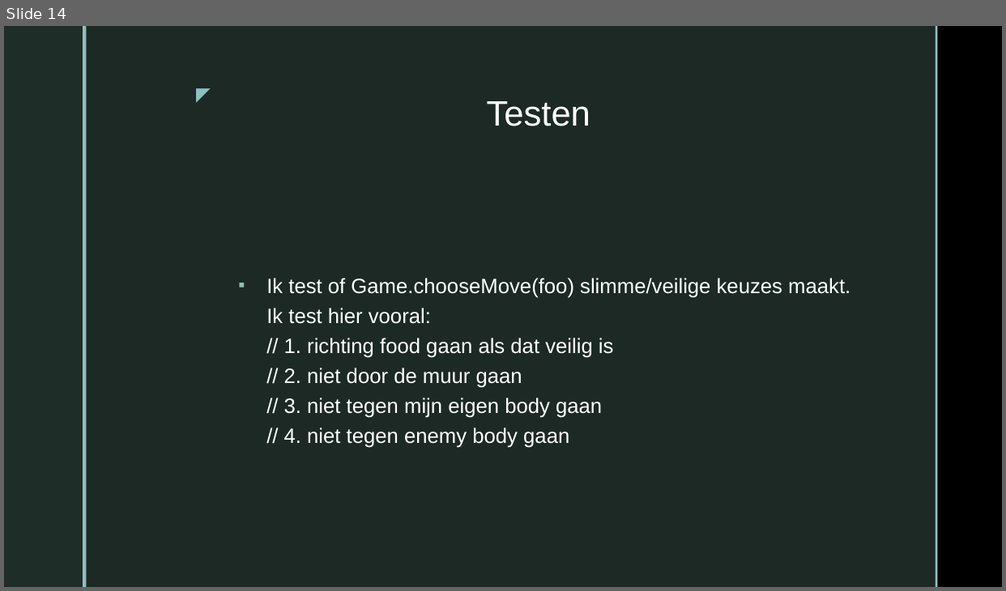
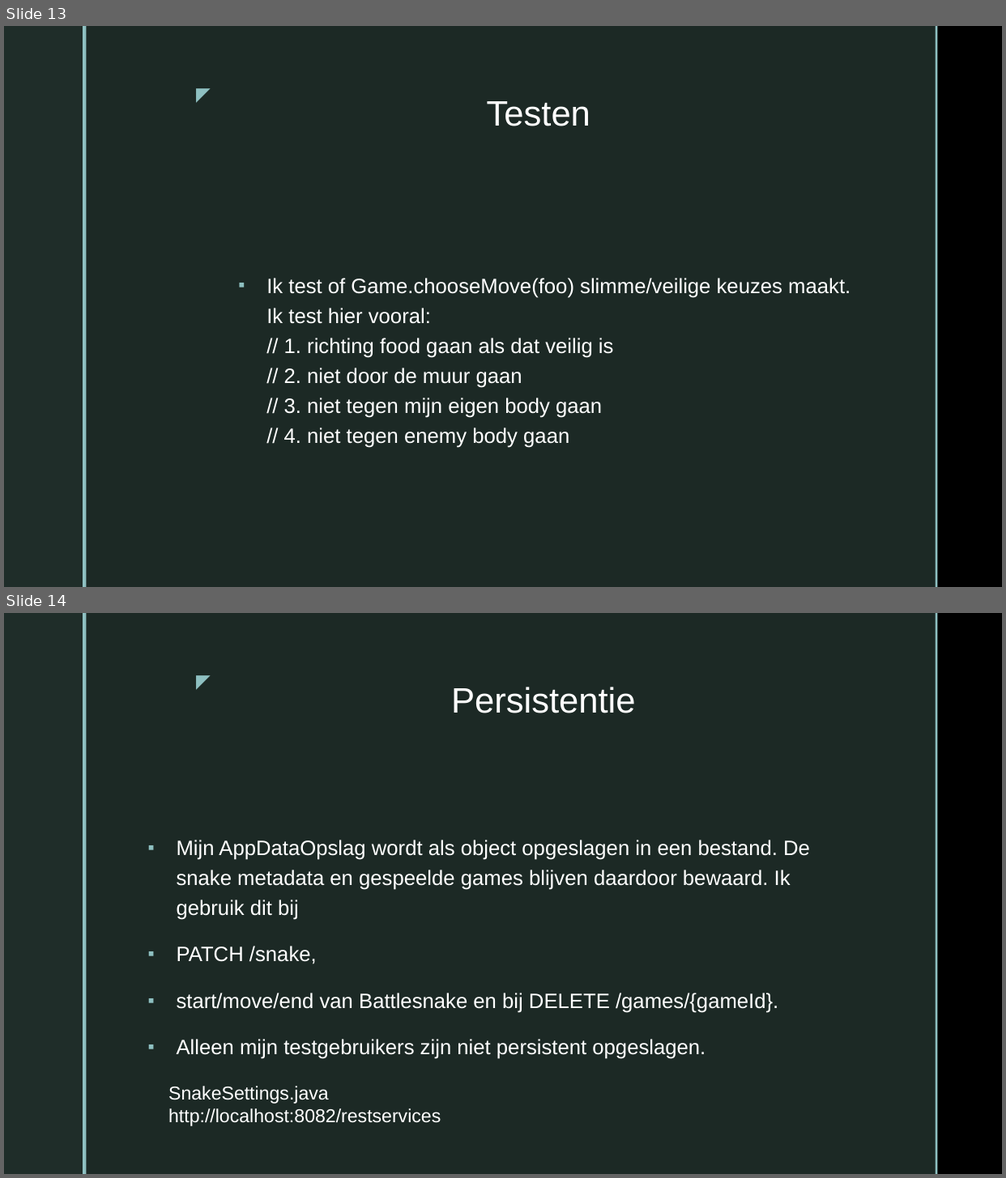
Before and after one commit to LeroyAndrade/BattleSnake, a slide deck: Presentatie1.pptx. Shown one above the other, each under a label of ours: slide 14 before the commit, slides 13 and 14 after it. The pictures are 1006x591 and 1006x1178 pixels, drawn with LibreOffice and Linux fonts; fonts in the diff are those of the drawing; background and template pictures are left out. Boxes give left, top, right and bottom in pixels: in the first picture for what was removed or moved away, otherwise in the second. Text is boxed around its words. In the diff, an @@ line names an element or a change of style, - is before the commit and + after.

```diff
--- a/Presentatie1.pptx
+++ b/Presentatie1.pptx
@@ slide 14 added at [4, 613, 1002, 1174], background picture (left out); not listed: 5 template elements that a slide beside it also shows @@
@@ title added at [451, 687, 636, 713], 34 pt, text #FFFFFF @@
+Persistentie
@@ text added at [177, 840, 810, 1059], 20 pt, text #FFFFFF @@
+▪ Mijn AppDataOpslag wordt als object opgeslagen in een bestand. De snake metadata en gespeelde games blijven daardoor bewaard. Ik gebruik dit bij
+▪ PATCH /snake,
+▪ start/move/end van Battlesnake en bij DELETE /games/{gameId}.
+▪ Alleen mijn testgebruikers zijn niet persistent opgeslagen.
@@ text added at [168, 1086, 441, 1127], 18 pt, text #FFFFFF @@
+SnakeSettings.java
+http://localhost:8082/restservices
@@ what was slide 14 is now slide 13 @@
```
Also in this commit, not shown: 4 slides changed, 2 slides removed, 9 other files.
